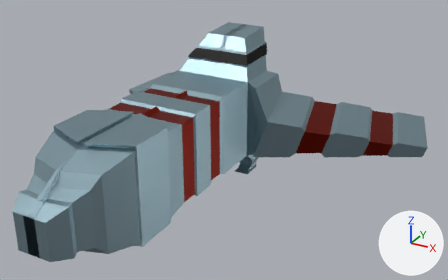
What one commit did to the glTF model src/asset/spaceship/spaceship2.glb.
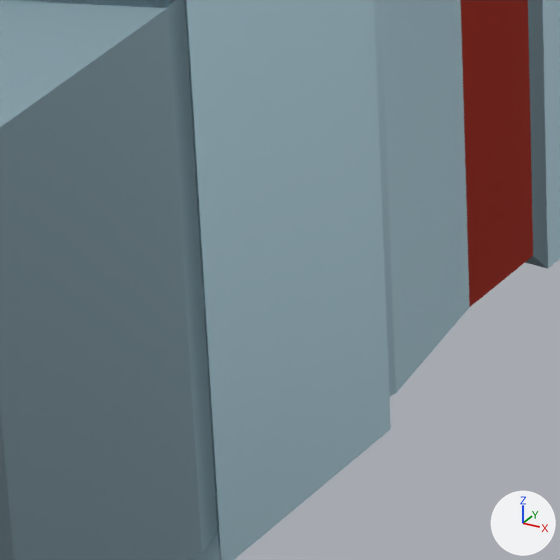
Old and new are each drawn whole from a 50 mm lens placed at (7.53, -11.56, 5.85), pointed at (0.74, 0.79, -0.32) and again close up on the part from 24% to 45% of the width and 54% to 87% of the height. The axes (+X, +Y, +Z) are drawn at lower right. The lights are the same throughout. Where no turn or scale is listed for an object, it has been applied to the vertices.

Before the edit, the objects in view are built like this:
```python
me_cube = bpy.data.meshes.new('Cube')
me_cube.from_pydata(...)  # 384 vertices, 748 faces; spans x -4.98..4.98, y -4.95..6.21, z -1.6..1.95
me_cube.materials.append(mat_material)  # picture img_palette
ob_cube = bpy.data.objects.new('Cube', me_cube)
ob_cube.location = (0.0, 0.0, 0.0)
```
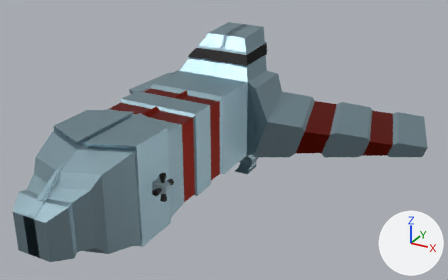
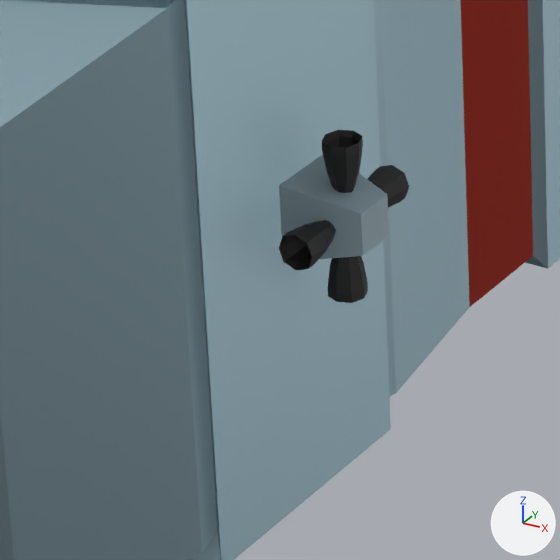
The change, as a diff of the scene's bpy script:
```diff
--- a/src/asset/spaceship/spaceship2.glb.py
+++ b/src/asset/spaceship/spaceship2.glb.py
@@ mat_material_004 @@
+mat_material_004 = principled_material('Material.004')
+mat_material_004.texture = img_palette
@@ me_mesh_003 @@
+me_mesh_003.from_pydata(...)  # 58 vertices, 112 faces; spans x -0.067..0.067, y -0.067..0.067, z -0.116..0.105
+me_mesh_003.materials.append(mat_material_004)  # picture img_palette
@@ me_mesh_002 @@
+me_mesh_002.from_pydata(...)  # 58 vertices, 112 faces; spans x -0.067..0.067, y -0.116..0.105, z -0.067..0.067
+me_mesh_002.materials.append(mat_material_004)  # picture img_palette
@@ me_mesh_001 @@
+me_mesh_001.from_pydata(...)  # 58 vertices, 112 faces; spans x -0.067..0.067, y -0.067..0.067, z -0.105..0.116
+me_mesh_001.materials.append(mat_material_004)  # picture img_palette
@@ me_mesh @@
+me_mesh.from_pydata(...)  # 58 vertices, 112 faces; spans x -0.067..0.067, y -0.105..0.116, z -0.067..0.067
+me_mesh.materials.append(mat_material_004)  # picture img_palette
@@ me_cube_020 @@
+me_cube_020.from_pydata(...)  # 8 vertices, 12 faces; spans x -0.151..0.151, y -0.151..0.151, z -0.151..0.151
+me_cube_020.materials.append(mat_material_004)  # picture img_palette
@@ ob_rcsthruster4 @@
+ob_rcsthruster4 = bpy.data.objects.new('rcsThruster4', me_mesh_003)
+ob_rcsthruster4.location = (1.179, -2.516, -0.169)
@@ ob_rcsthruster3 @@
+ob_rcsthruster3 = bpy.data.objects.new('rcsThruster3', me_mesh_002)
+ob_rcsthruster3.location = (1.179, -2.689, 0.009)
@@ ob_rcsthruster2 @@
+ob_rcsthruster2 = bpy.data.objects.new('rcsThruster2', me_mesh_001)
+ob_rcsthruster2.location = (1.179, -2.511, 0.181)
@@ ob_rcsthruster1 @@
+ob_rcsthruster1 = bpy.data.objects.new('rcsThruster1', me_mesh)
+ob_rcsthruster1.location = (1.179, -2.338, 0.003)
@@ ob_block @@
+ob_block = bpy.data.objects.new('block', me_cube_020)
+ob_block.location = (1.149, -2.513, 0.006)
```

Boxes (x1, y1, x2, y2) around the edits, measured in the close-ups (560 x 560 px):
'block', added (cyan)
    after: (279, 154, 389, 262)
'rcsThruster2', added (black)
    after: (322, 130, 363, 193)
'rcsThruster3', added (black)
    after: (279, 220, 336, 270)
'rcsThruster4', added (black)
    after: (328, 256, 368, 303)
'rcsThruster1', added (black)
    after: (368, 165, 409, 207)
